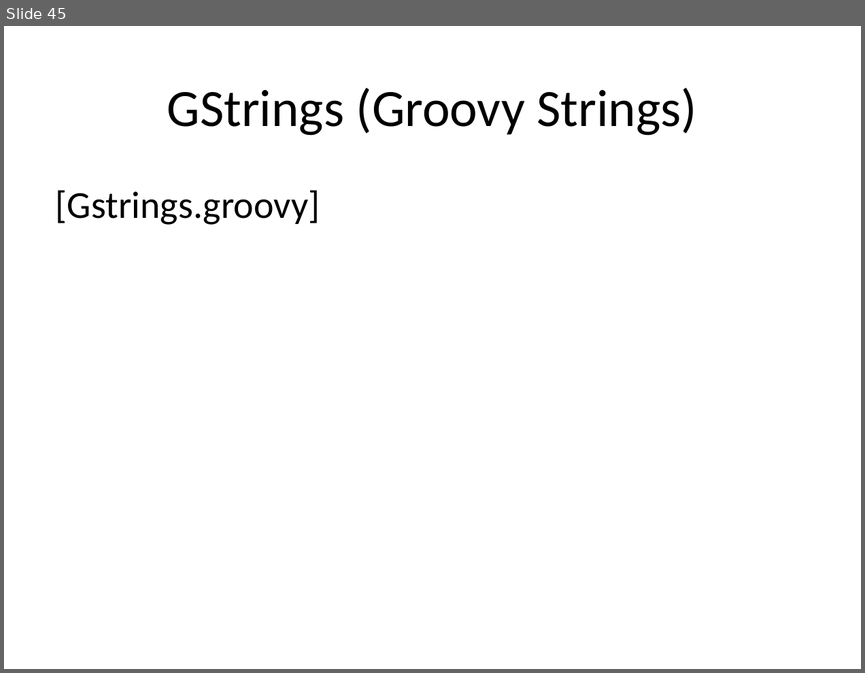
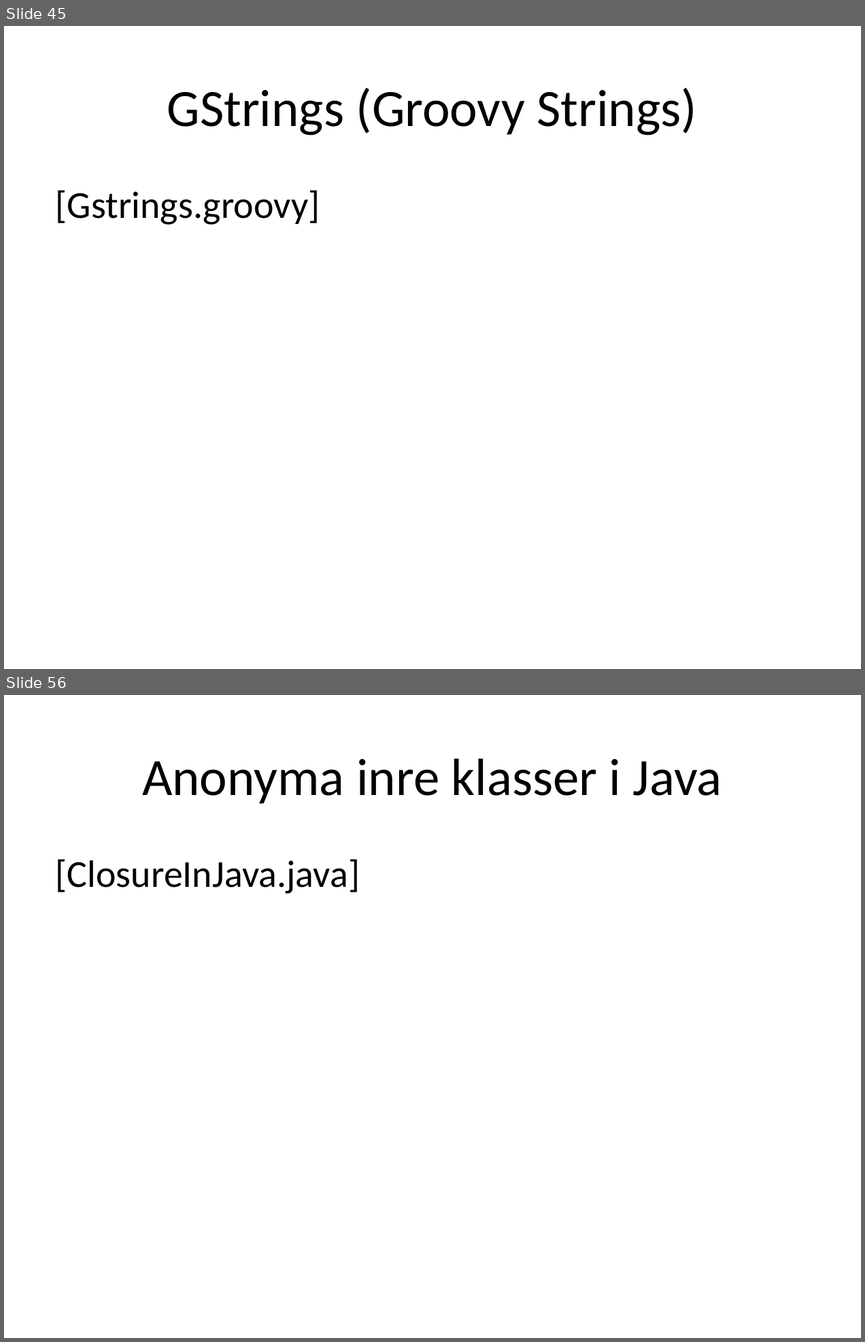
Before and after one commit to me97esn/groovyseminarium, a slide deck: groovyseminarie/dokument/groovyseminarium_source.pptx. Shown one above the other, each under a label of ours: slide 45 before the commit, slides 45 and 56 after it; the slides between them are not shown. The pictures are 865x673 and 865x1342 pixels, drawn with LibreOffice and Linux fonts; fonts in the diff are those of the drawing. Boxes give left, top, right and bottom in pixels: in the first picture for what was removed or moved away, otherwise in the second. Text is boxed around its words. In the diff, an @@ line names an element or a change of style, - is before the commit and + after.

Commit message:
lagt till Closure-klasser i groovy o java

```diff
--- a/groovyseminarie/dokument/groovyseminarium_source.pptx
+++ b/groovyseminarie/dokument/groovyseminarium_source.pptx
@@ slide 56 added at [4, 695, 861, 1338], background #FFFFFF @@
@@ title added at [142, 758, 722, 804], 44 pt, text #000000 @@
+Anonyma inre klasser i Java
@@ text added at [56, 859, 360, 894], 32 pt, text #000000 @@
+[ClosureInJava.java]
```
Also in this commit, not shown: 10 other slides added, 10 other files.
